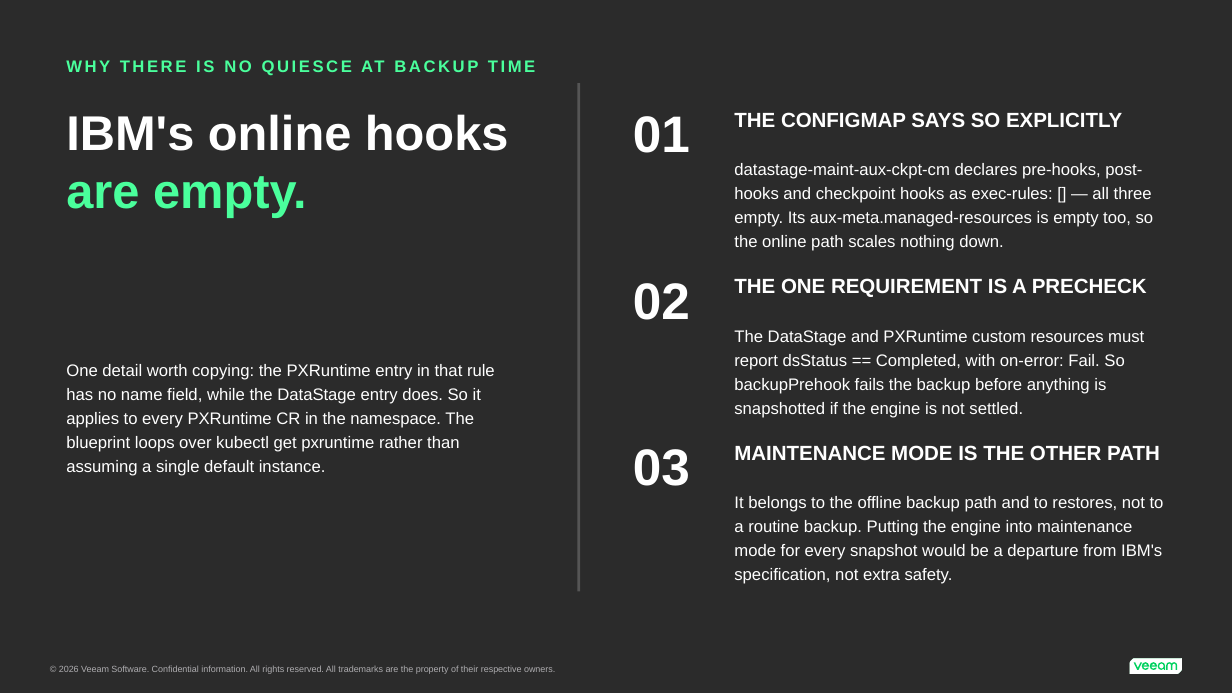
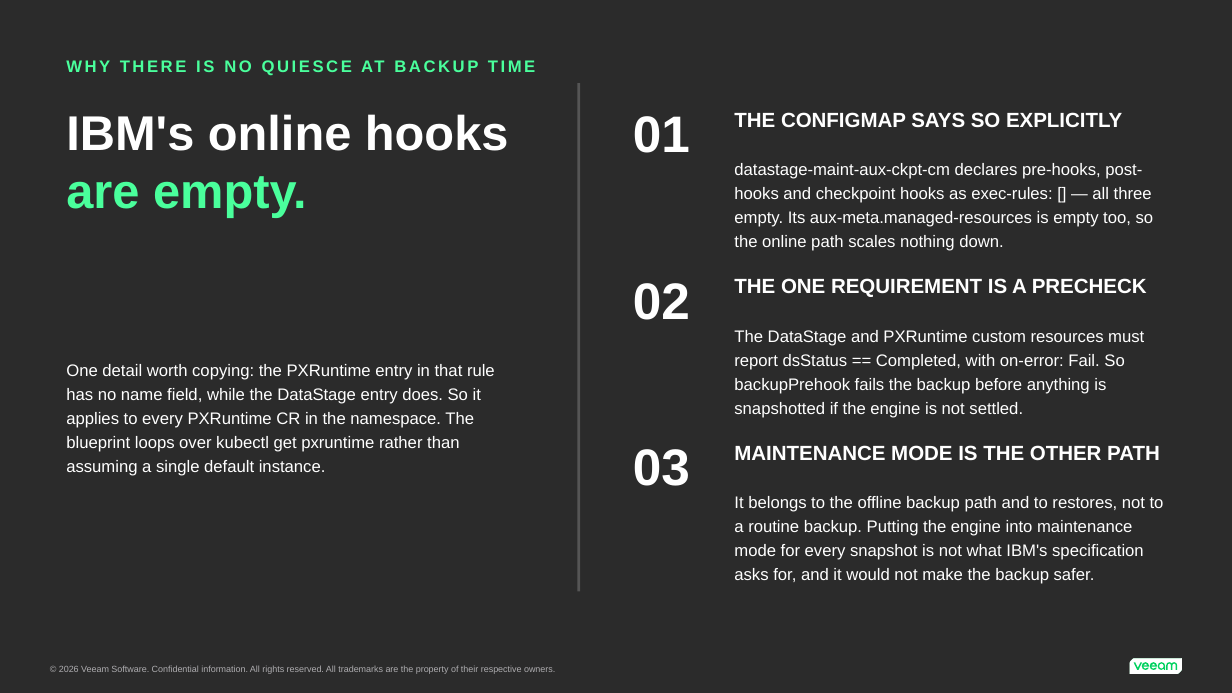
Before and after one commit to kastenhq/blueprint-ai, a slide deck: slide 6 of datastage-example/datastage.pptx. Drawn at 1232x693 pixels with LibreOffice and Linux fonts; fonts in the diff are those of the drawing; background and template pictures are left out; a plain dark background stands for a picture behind light text. Boxes give left, top, right and bottom in pixels: in the first picture for what was removed or moved away, otherwise in the second. Text is boxed around its words. In the diff, an @@ line names an element or a change of style, - is before the commit and + after.

```diff
--- a/datastage-example/datastage.pptx
+++ b/datastage-example/datastage.pptx
@@ text at [734,496,1164,584]: text changed @@
-It belongs to the offline backup path and to restores, not to a routine backup. Putting the engine into maintenance mode for every snapshot would be a departure from IBM's specification, not extra safety.
+It belongs to the offline backup path and to restores, not to a routine backup. Putting the engine into maintenance mode for every snapshot is not what IBM's specification asks for, and it would not make the backup safer.
```
Also in this commit, not shown: 2 other slides changed, 1 slide added, 5 other files.
